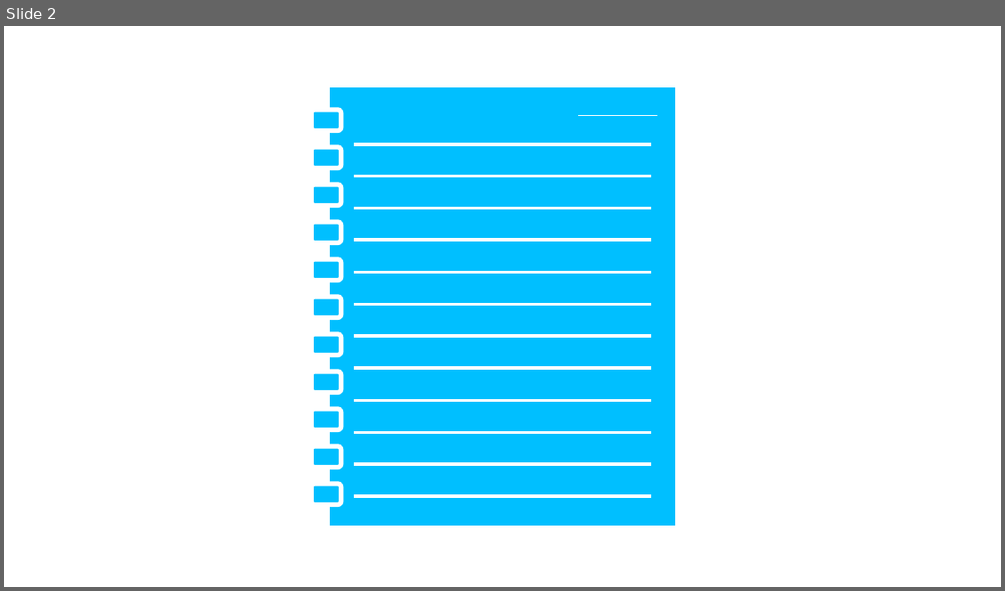
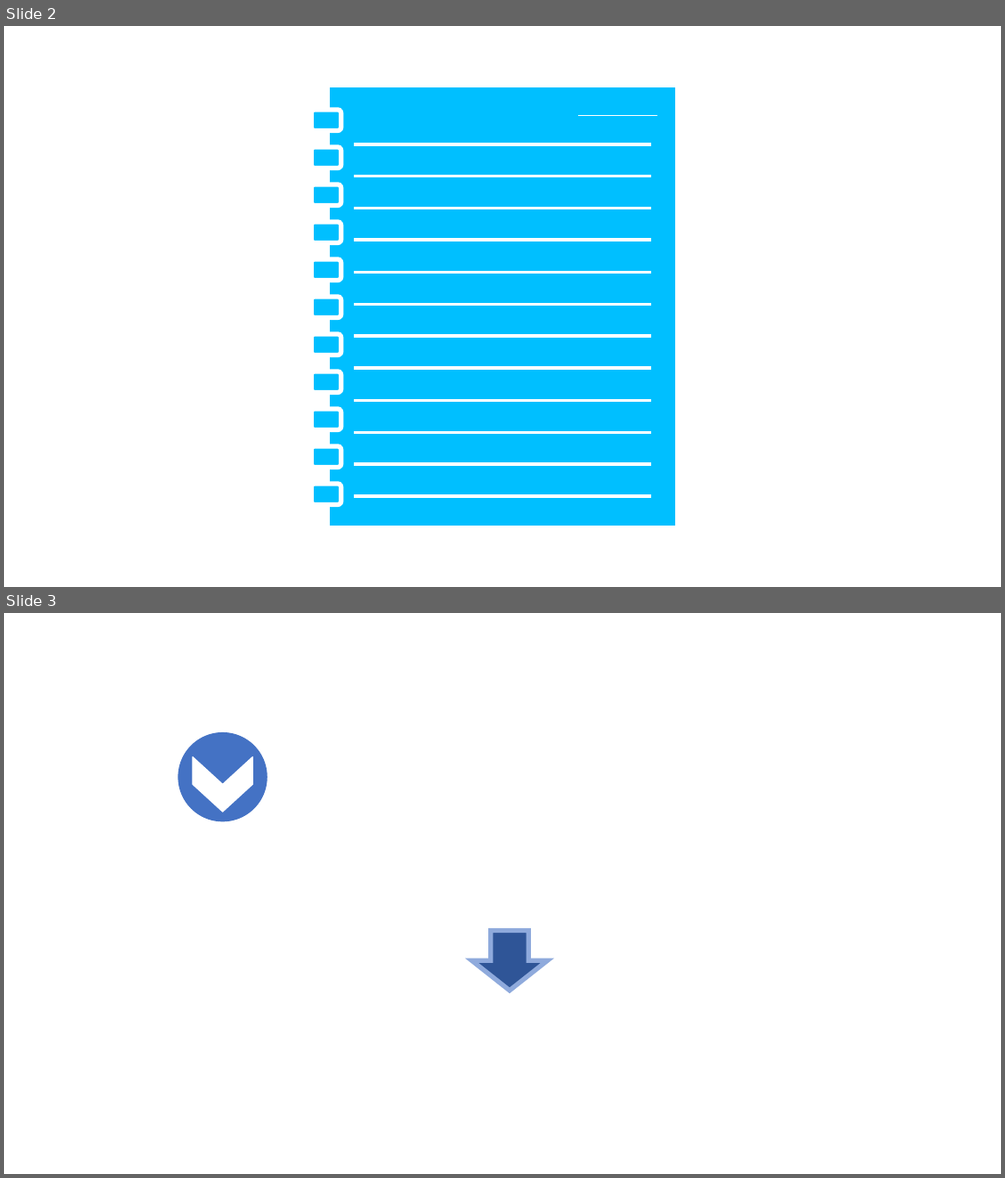
Before and after one commit to nebneb200411/Amaist, a slide deck: static/images/bseの図.pptx. Shown one above the other, each under a label of ours: slide 2 before the commit, slides 2 and 3 after it. The pictures are 1005x591 and 1005x1178 pixels, drawn with LibreOffice and Linux fonts; fonts in the diff are those of the drawing. Boxes give left, top, right and bottom in pixels: in the first picture for what was removed or moved away, otherwise in the second. Text is boxed around its words. In the diff, an @@ line names an element or a change of style, - is before the commit and + after.

```diff
--- a/static/images/bseの図.pptx
+++ b/static/images/bseの図.pptx
@@ slide 3 added at (x1=4, y1=613, x2=1001, y2=1174), background #FFFFFF @@
@@ ellipse added at (x1=178, y1=732, x2=267, y2=821), fill #4472C4, outline #4472C4 1 pt @@
@@ chevron added at (x1=193, y1=757, x2=252, y2=811), fill #FFFFFF, outline #FFFFFF 1 pt @@
@@ down arrow added at (x1=471, y1=931, x2=547, y2=990), fill #2F5597, outline #8FAADC 4.5 pt @@
```
Also in this commit, not shown: 1 slide removed, 5 other files.
